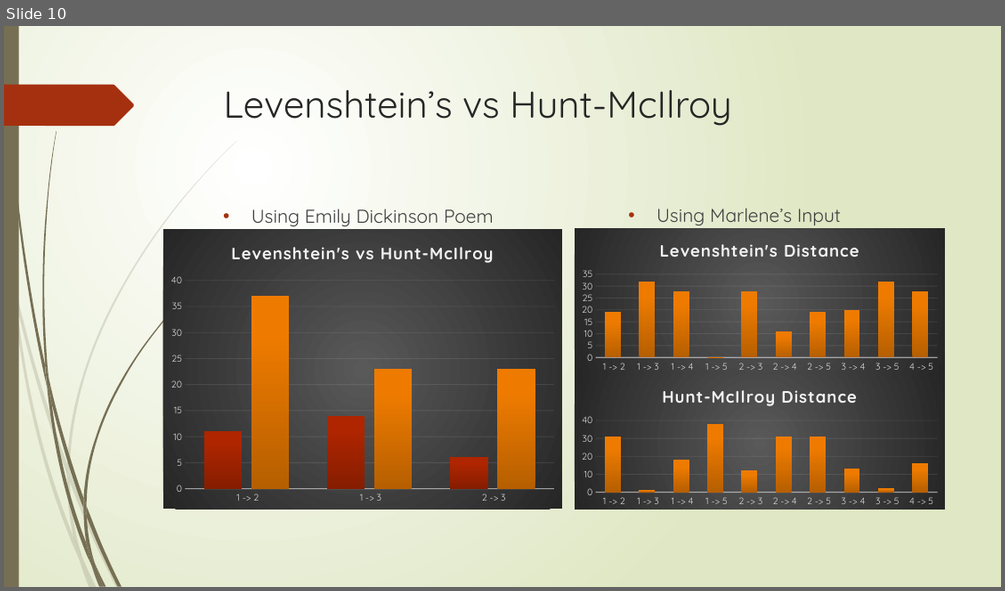
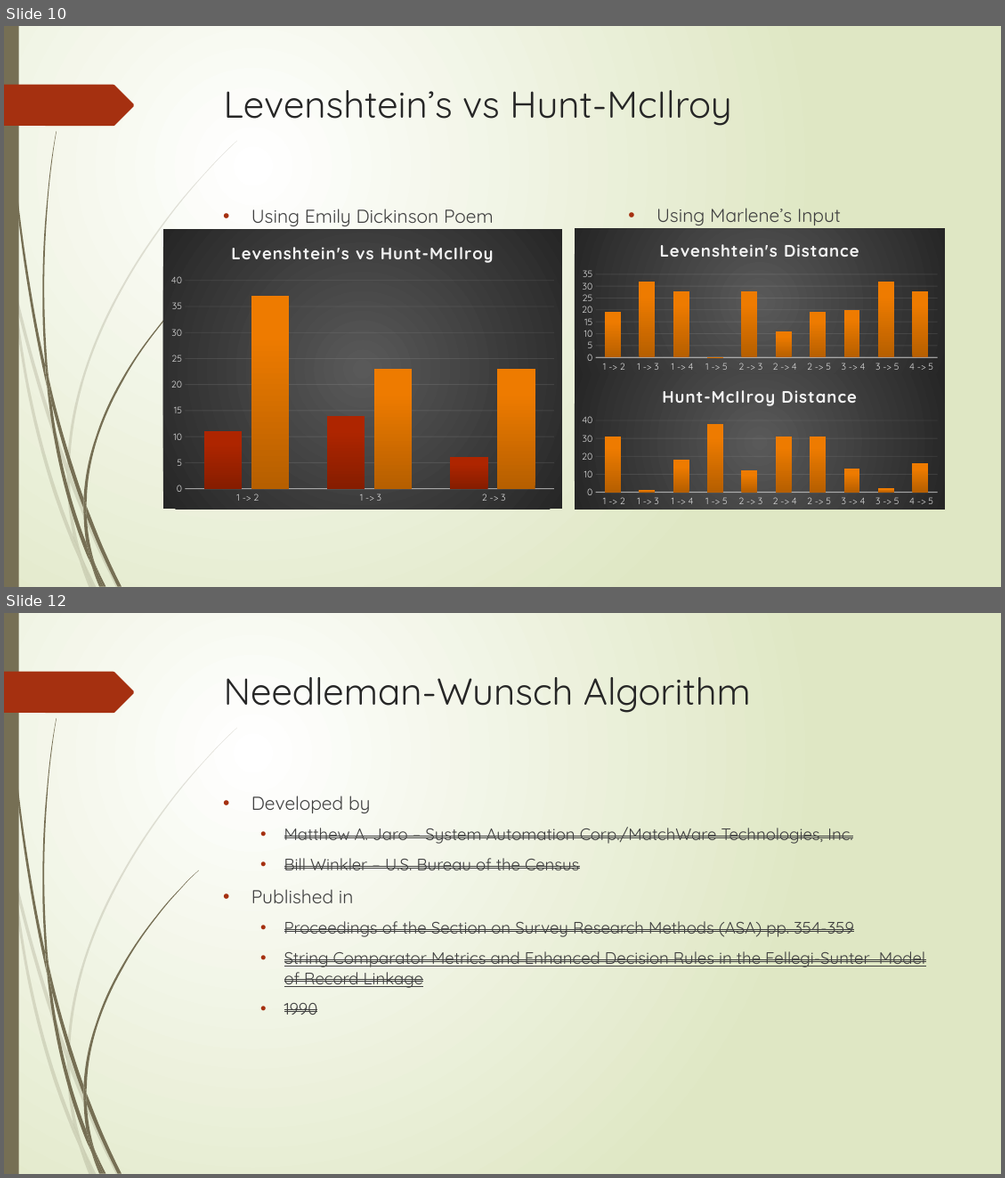
Before and after one commit to AthensStateComputerScience/DigitalHumanities, a slide deck: PowerPoint/Digital Humanities.pptx. Shown one above the other, each under a label of ours: slide 10 before the commit, slides 10 and 12 after it; the slides between them are not shown. The pictures are 1005x591 and 1005x1178 pixels, drawn with LibreOffice and Linux fonts; fonts in the diff are those of the drawing. Boxes give left, top, right and bottom in pixels: in the first picture for what was removed or moved away, otherwise in the second. Text is boxed around its words. In the diff, an @@ line names an element or a change of style, - is before the commit and + after.

```diff
--- a/PowerPoint/Digital Humanities.pptx
+++ b/PowerPoint/Digital Humanities.pptx
@@ slide 12 added at [4,613,1001,1174], background gradient #FFFFFF to #DFE8C4; not listed: 24 template elements that a slide beside it also shows @@
@@ title added at [224,677,751,713], 36 pt, text #262626 @@
+Needleman-Wunsch Algorithm
@@ text added at [251,795,925,1014], 16 pt, text #404040, strikethrough @@
+• Developed by
+  • Matthew A. Jaro – System Automation Corp./MatchWare Technologies, Inc.
+  • Bill Winkler – U.S. Bureau of the Census
+• Published in
+  • Proceedings of the Section on Survey Research Methods (ASA) pp. 354-359
+  • String Comparator Metrics and Enhanced Decision Rules in the Fellegi-Sunter Model of Record Linkage
+  • 1990
```
Also in this commit, not shown: 1 slide changed, 3 other slides added, 2 slides removed.
